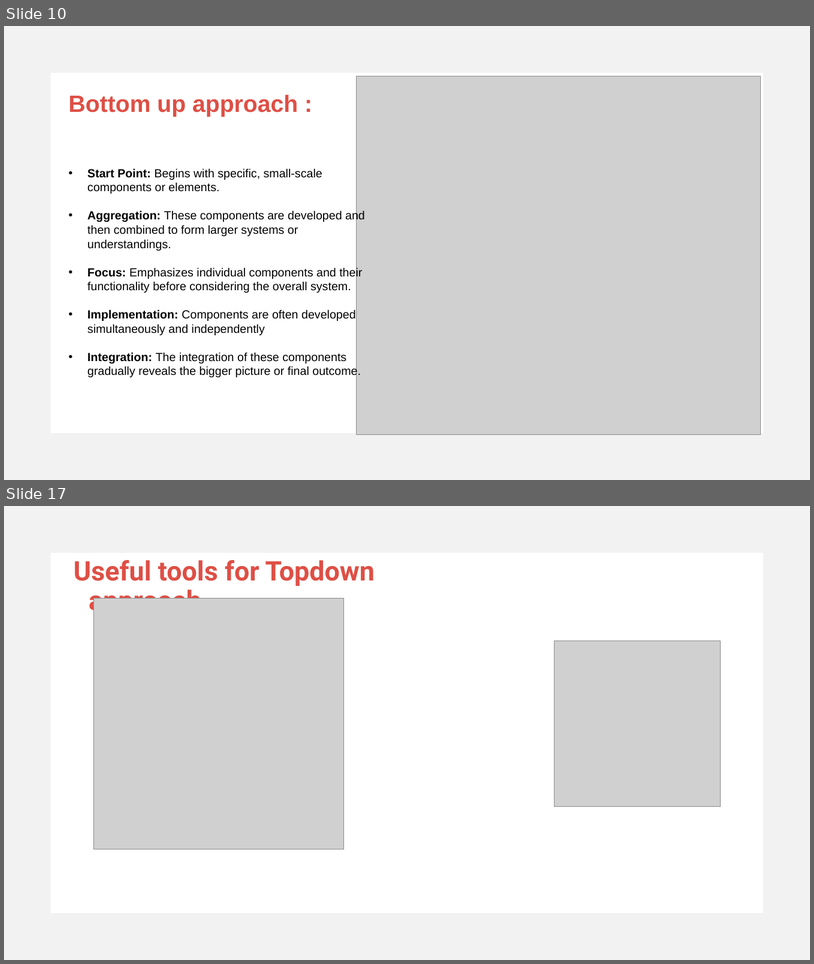
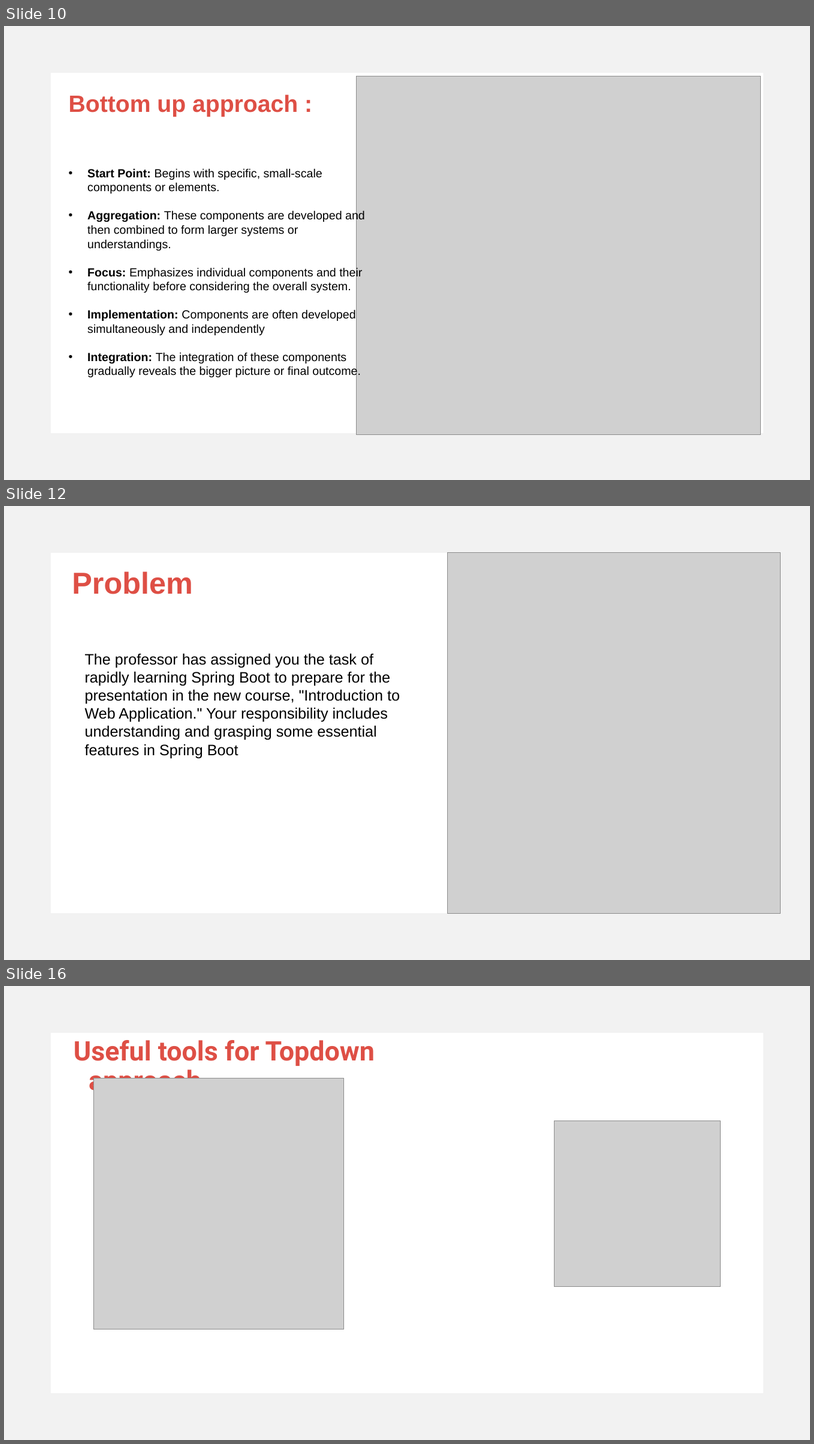
Before and after one commit to d2fLucifer/J2YB, a slide deck: Challenge 0/Topdown approach.pptx. Shown one above the other, each under a label of ours: slides 10 and 17 before the commit, slides 10, 12 and 16 after it; the slides between them are not shown. The pictures are 814x964 and 814x1444 pixels, drawn with LibreOffice and Linux fonts; fonts in the diff are those of the drawing; grey boxes stand for pictures. Boxes give left, top, right and bottom in pixels: in the first picture for what was removed or moved away, otherwise in the second. Text is boxed around its words. In the diff, an @@ line names an element or a change of style, - is before the commit and + after.

```diff
--- a/Challenge 0/Topdown approach.pptx
+++ b/Challenge 0/Topdown approach.pptx
@@ slide 12 added at box(4, 506, 810, 960), background #FFFFFF; not listed: 1 template element that a slide beside it also shows @@
@@ picture added at box(447, 553, 781, 913) @@
@@ text added at box(72, 571, 192, 594), 36 pt, text #DE4F45, bold @@
+Problem
@@ text added at box(85, 653, 400, 758), 18 pt, text #000000 @@
+The professor has assigned you the task of rapidly learning Spring Boot to prepare for the presentation in the new course, "Introduction to Web Application." Your responsibility includes understanding and grasping some essential features in Spring Boot
@@ what was slide 17 is now slide 16 @@
```
Also in this commit, not shown: 2 slides changed, 3 other slides added, 5 slides removed, 3 other files.
